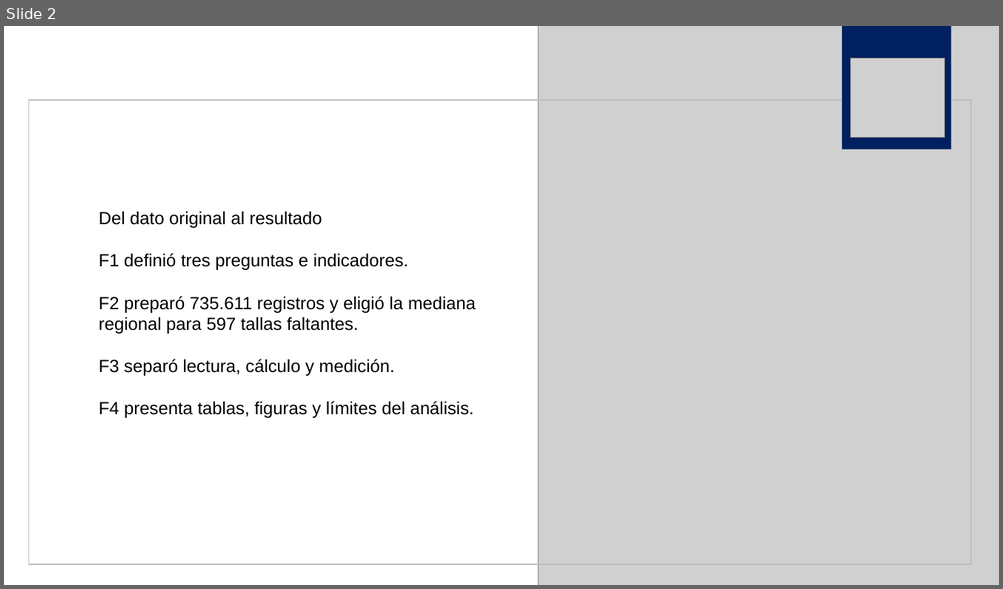
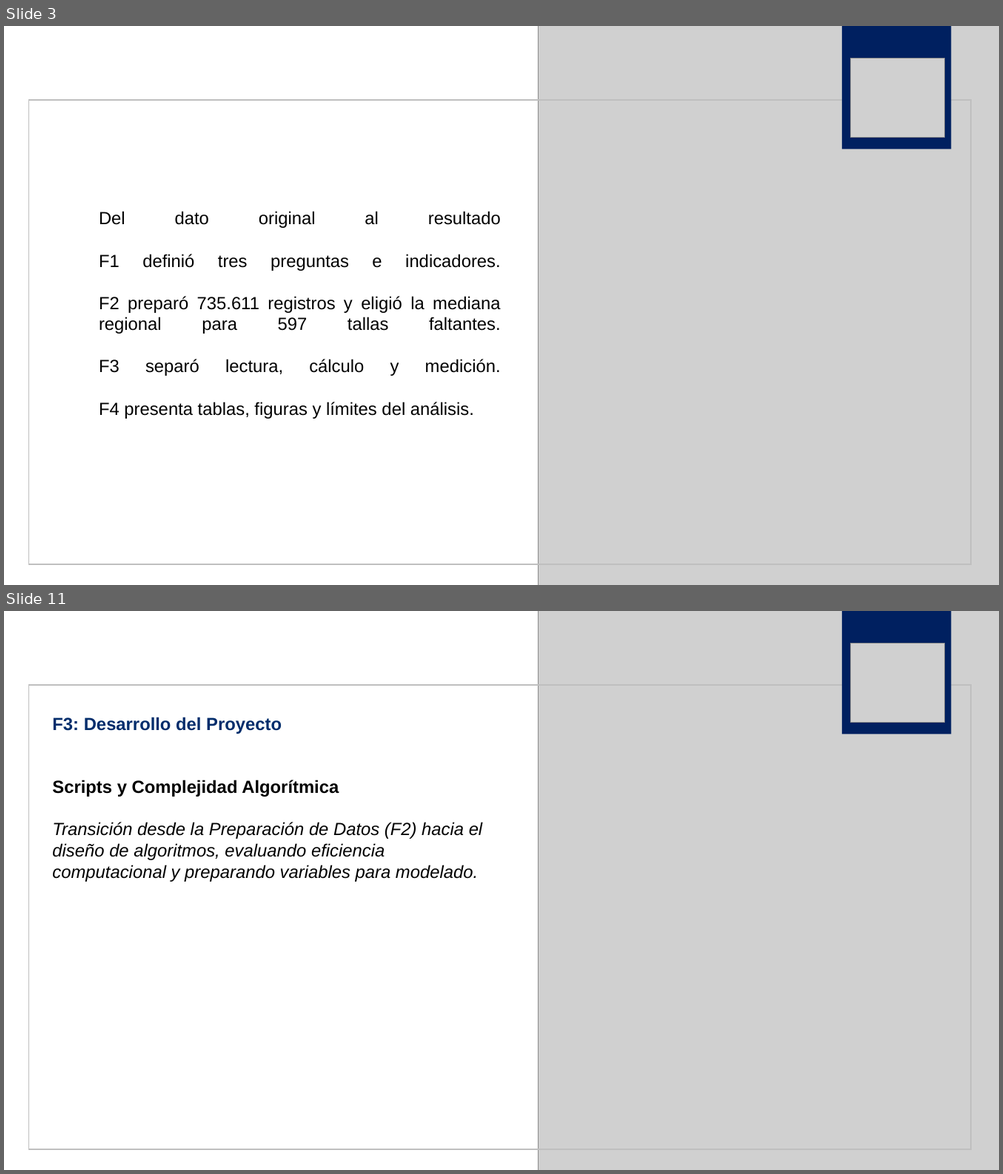
Before and after one commit to jorgealtamiranonavarrete-art/proyecto-grupo2, a slide deck: F4/f4_presentacion_grupo2.pptx. Shown one above the other, each under a label of ours: slide 2 before the commit, slides 3 and 11 after it; the slides between them are not shown. The pictures are 1003x589 and 1003x1174 pixels, drawn with LibreOffice and Linux fonts; fonts in the diff are those of the drawing; grey boxes stand for pictures. Boxes give left, top, right and bottom in pixels: in the first picture for what was removed or moved away, otherwise in the second. Text is boxed around its words. In the diff, an @@ line names an element or a change of style, - is before the commit and + after.

```diff
--- a/F4/f4_presentacion_grupo2.pptx
+++ b/F4/f4_presentacion_grupo2.pptx
@@ slide 11 added at [4,611,999,1170], background #FFFFFF @@
@@ picture added at [538,611,999,1170] @@
@@ rectangle added at [842,611,950,734], fill #002060 @@
@@ picture added at [851,643,945,722] @@
@@ rectangle added at [28,685,971,1150], outline #BFBFBF 1 pt @@
@@ text added at [52,717,483,882], 17 pt, text #000000, italic @@
+F3: Desarrollo del Proyecto
+Scripts y Complejidad Algorítmica
+Transición desde la Preparación de Datos (F2) hacia el diseño de algoritmos, evaluando eficiencia computacional y preparando variables para modelado.
@@ what was slide 2 is now slide 3 @@
@@ slide 3 changed as well @@
@@ text "Del dato original al resultado ..." at [99,211,501,419]: alignment left to justified @@
```
Also in this commit, not shown: 2 other slides changed, 15 other slides added, 3 slides removed.
